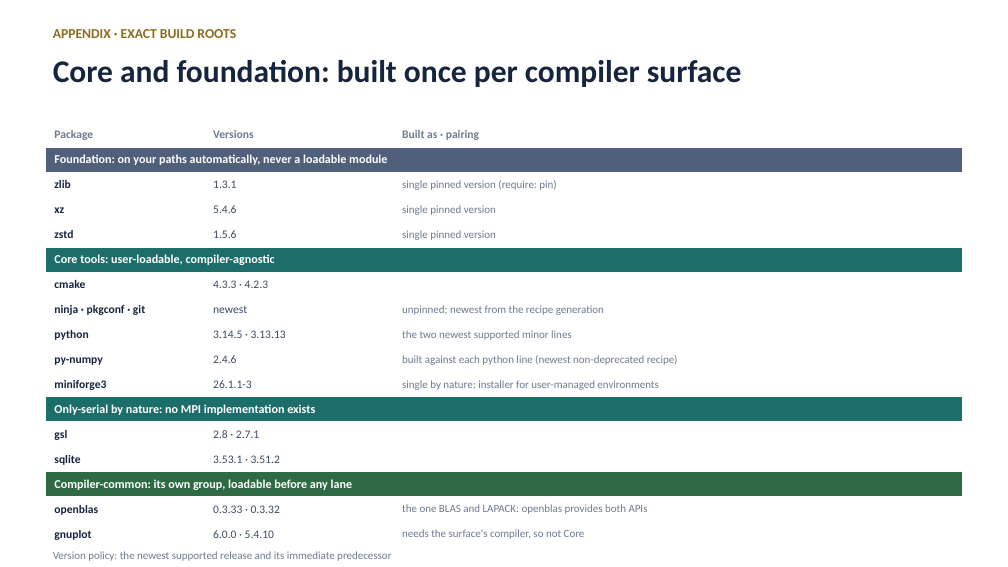
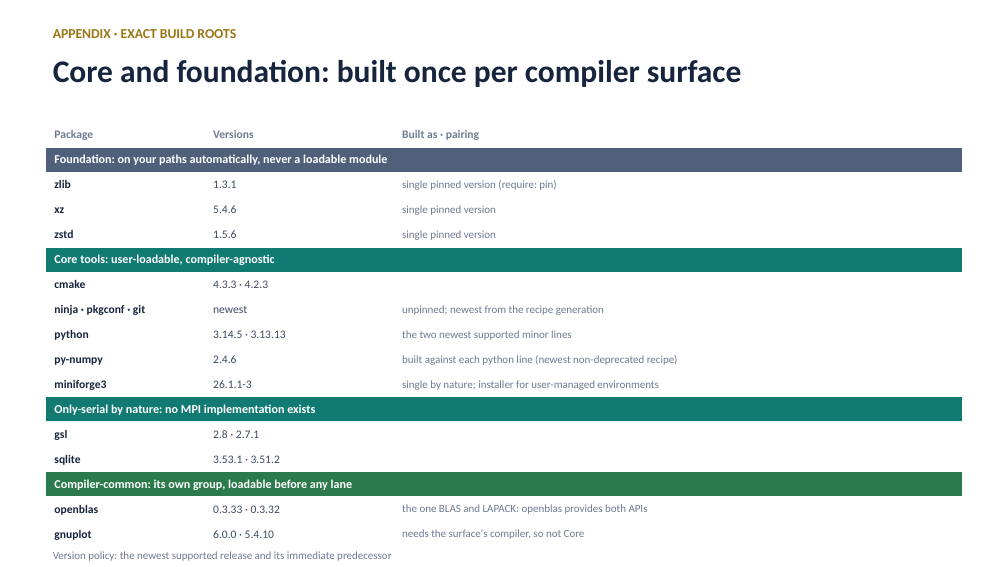
Before and after one commit to ray12514/stack-planning, a slide deck: slide 12 of presentations/cse_lanes_model.pptx. Drawn at 1008x567 pixels with LibreOffice and Linux fonts; fonts in the diff are those of the drawing. Boxes give left, top, right and bottom in pixels: in the first picture for what was removed or moved away, otherwise in the second. Text is boxed around its words. In the diff, an @@ line names an element or a change of style, - is before the commit and + after.

```diff
--- a/presentations/cse_lanes_model.pptx
+++ b/presentations/cse_lanes_model.pptx
@@ table at <box>45,123,963,547</box> @@
@@ fill #1D6E6A to #117A72 in 2 cells @@
@@ fill #2E6B45 to #2C7A4B in row 15, column 1 @@
```
Also in this commit, not shown: 13 other slides changed, 3 other files.
